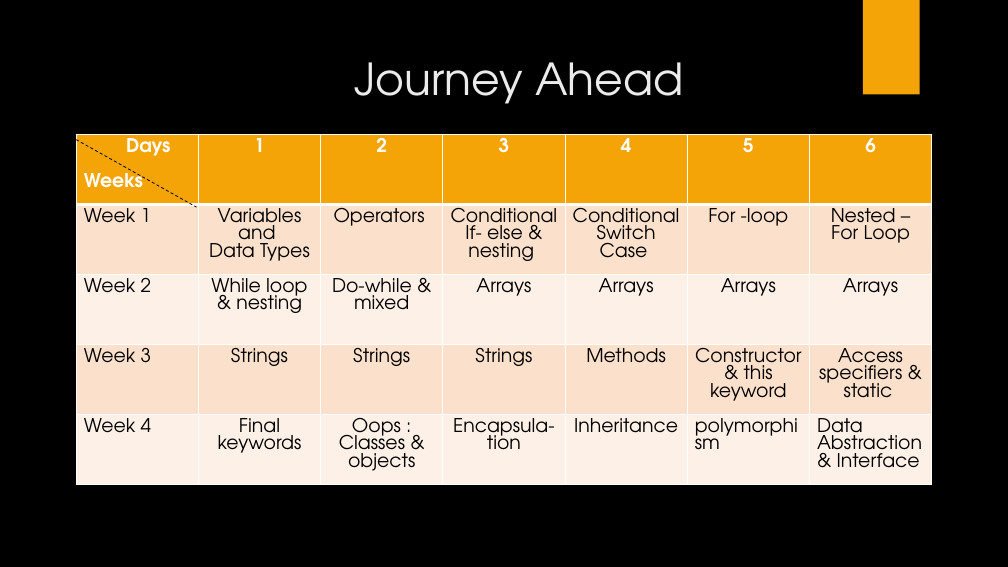
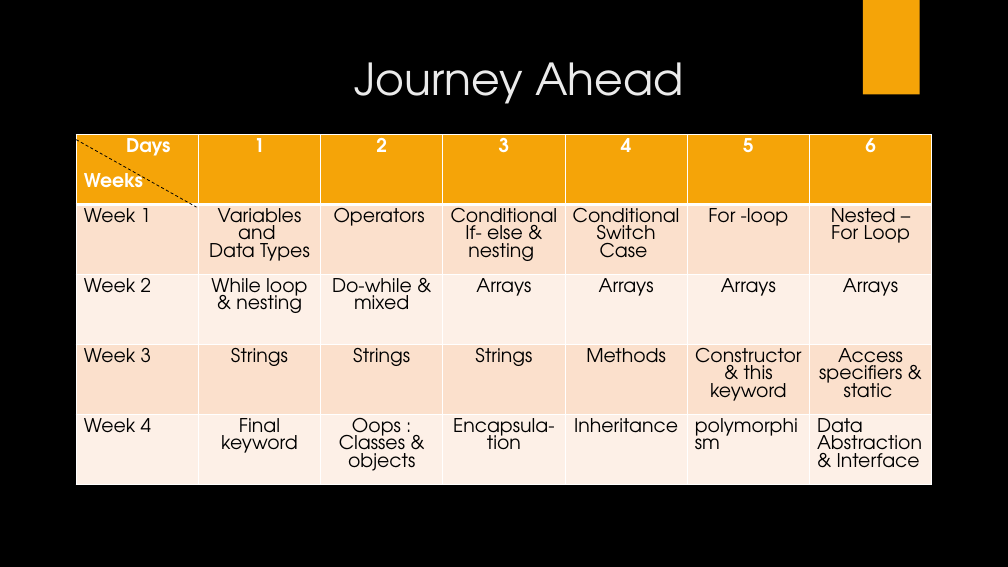
Before and after one commit to SanchitaMishra170676/javaBasics, a slide deck: slide 18 of Webinar.pptx. Drawn at 1008x567 pixels with LibreOffice and Linux fonts; fonts in the diff are those of the drawing; background and template pictures are left out. Boxes give left, top, right and bottom in pixels: in the first picture for what was removed or moved away, otherwise in the second. Text is boxed around its words. In the diff, an @@ line names an element or a change of style, - is before the commit and + after.

```diff
--- a/Webinar.pptx
+++ b/Webinar.pptx
@@ table at (76, 135, 934, 507) @@
-row 5, column 2: Final keywords
+row 5, column 2: Final keyword
```
Also in this commit, not shown: 1 other slide changed, 1 other file.
